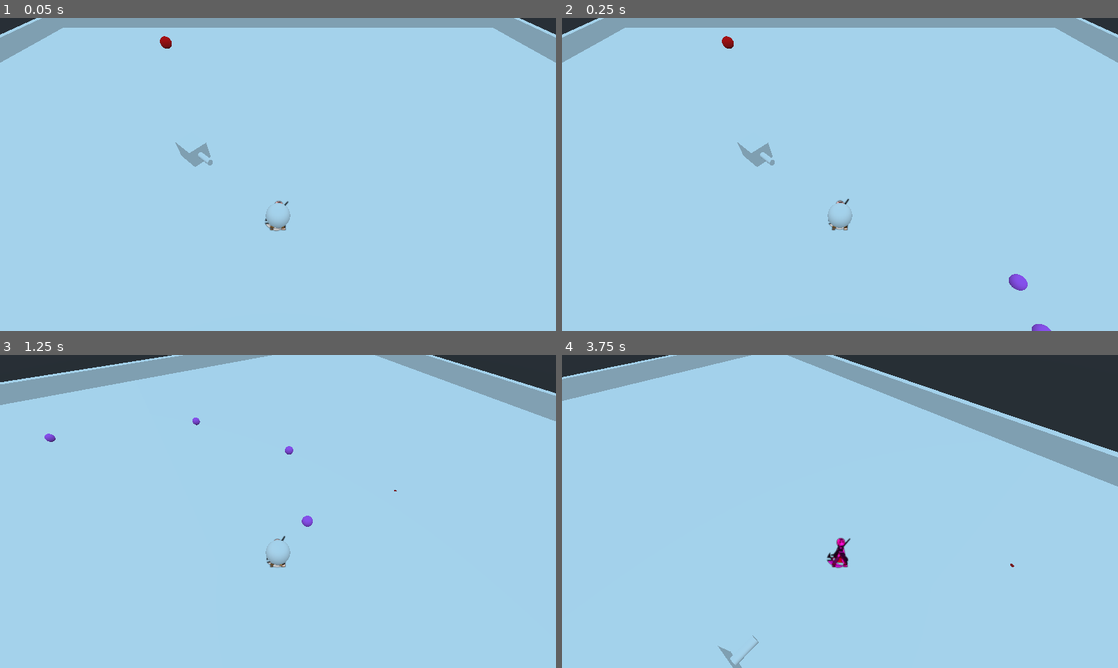
Above: before the commit, frames 1-4 (two rows, left to right).
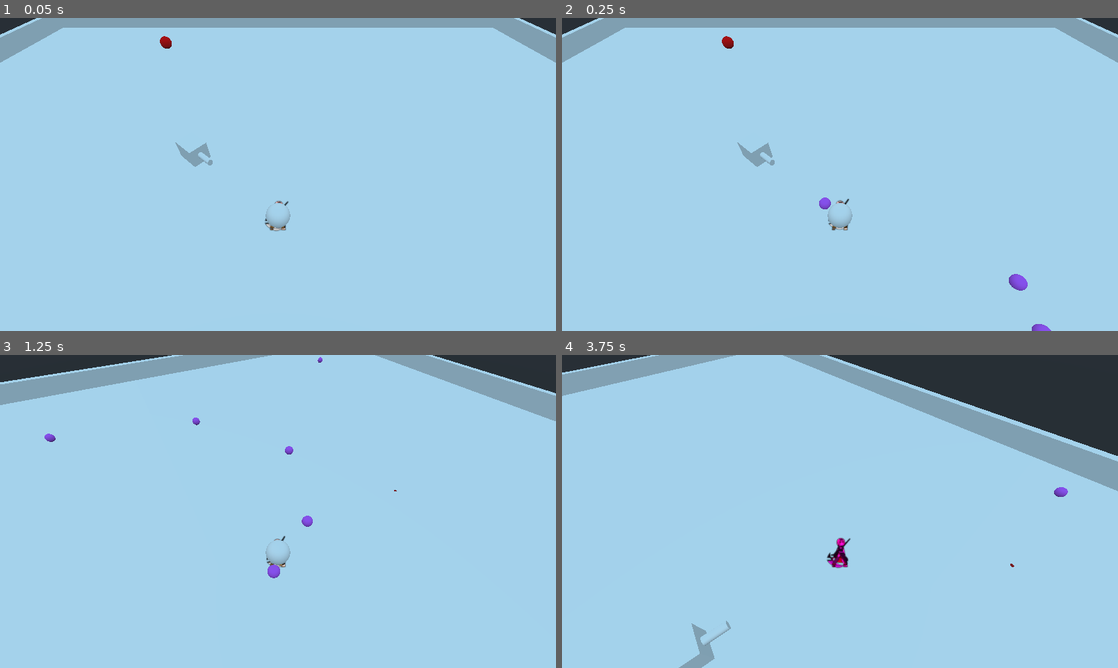
Above: after the commit, the same moments.

Repository: jeyao14/ProjectAeronautica
Game: Godot game, scene res://World/Spatial.tscn
Same seed, same stepped clock (60 frames per second), same inputs: the game is played once before the commit and once after it.
Inputs (mouse positions are in pixels of both pictures, inside the frame that each line leads up to):
- Up to frame 1 (0.05 s): no input
- Up to frame 2 (0.25 s): no input
- Up to frame 3 (1.25 s): move the mouse to (400, 495) at 0.52 s; press the mouse at (400, 495) at 0.53 s; hold E (c_rotate_right) from 0.53 s (still down)
- Up to frame 4 (3.75 s): move the mouse to (728, 527) at 1.27 s; release E (c_rotate_right) at 1.28 s; release the mouse at (728, 527) at 1.28 s; hold S (move_back) 1.28-2.03 s; tap Shift (dodgeroll) at 1.35 s; click (728, 527) at 1.55 s; move the mouse to (895, 442) at 2.02 s; press the mouse at (895, 442) at 2.03 s; hold E (c_rotate_right) 2.03-2.78 s; move the mouse to (812, 574) at 2.77 s; release the mouse at (812, 574) at 2.78 s; hold W (move_forward) 2.78-3.53 s; tap 1 (swap_character_1) at 2.85 s; click (812, 574) at 3.05 s; move the mouse to (1006, 558) at 3.52 s; press the mouse at (1006, 558) at 3.53 s; hold Q (c_rotate_left) from 3.53 s (still down); tap 2 (swap_character_2) at 3.6 s

Frame 1 is identical in both runs. In frame 2, less than 0.1% of the frame differs, in the area x 46-49%, y 57-62%; in frame 3, less than 0.1%; in frame 4, 3.0%, in the area x 0-100%, y 0-100%.

Commit message:
firing works and tracks player along with direction correctly
the turret was on layer one and our bullet spawner spawns projectiles to despawn when coliding with a world object which is the layer the turret was set to .
fixed by changing turret to layer 8 and no longer set as a world object

Diff:
--- a/src/Characters/Shared/BulletSpawner.gd
+++ b/src/Characters/Shared/BulletSpawner.gd
@@ -54,6 +54,7 @@
 	return false
 
 func spawn_bullet():
+	print("md",mouse_direction)
 	var global_pos = self.global_transform.origin
 	var angle = Vector2(global_pos.x, global_pos.z).angle_to(Vector2(mouse_direction.x, mouse_direction.z))
 	var instance = BULLET.instance()
--- a/src/Characters/TestCharacter/TemplateTurret.gd
+++ b/src/Characters/TestCharacter/TemplateTurret.gd
@@ -50,15 +50,15 @@
 
 func fire_bullet():
 	if(ammocount > 0):
-		SPAWNER.mouse_direction = self.get_global_transform().basis.z
-		var fireSuccess = SPAWNER.fire()
-	print("turretAmmo: ", ammocount, "/", 30)
+		SPAWNER.shoot = true
+		SPAWNER.mouse_direction = current_enemy.global_transform.origin
+	#print("turretAmmo: ", ammocount, "/", 30)
 
 func reload():
 	ammocount = 30;
 	SPAWNER.ammocount = ammocount;
 	print("turretAmmo: ", ammocount, "/", 30)
-	SPAWNER.mouse_direction = self.get_global_transform().basis.z
+	SPAWNER.mouse_direction = current_enemy.global_transform.origin
 	SPAWNER.shoot = true
 
 func stop_attack():
--- a/src/Characters/TestCharacter/TemplateTurret.tscn
+++ b/src/Characters/TestCharacter/TemplateTurret.tscn
@@ -15,6 +15,7 @@
 radius = 32.9924
 
 [node name="KinematicBody" type="KinematicBody"]
+collision_layer = 128
 collision_mask = 5
 script = ExtResource( 1 )
 
